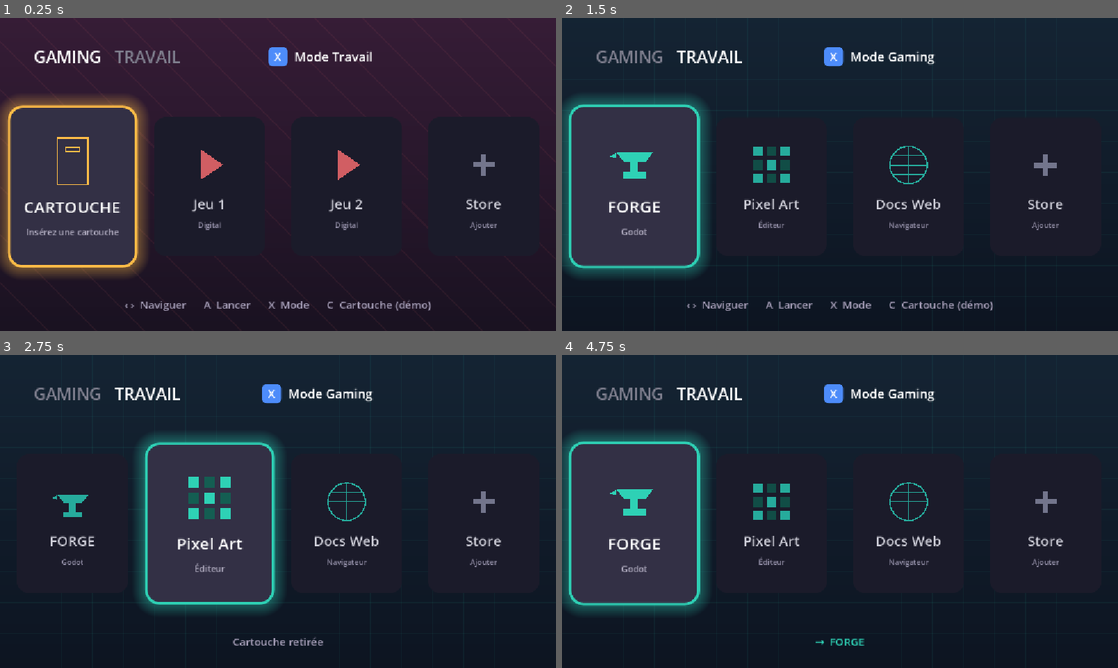
Above: before the commit, frames 1-4 (two rows, left to right).
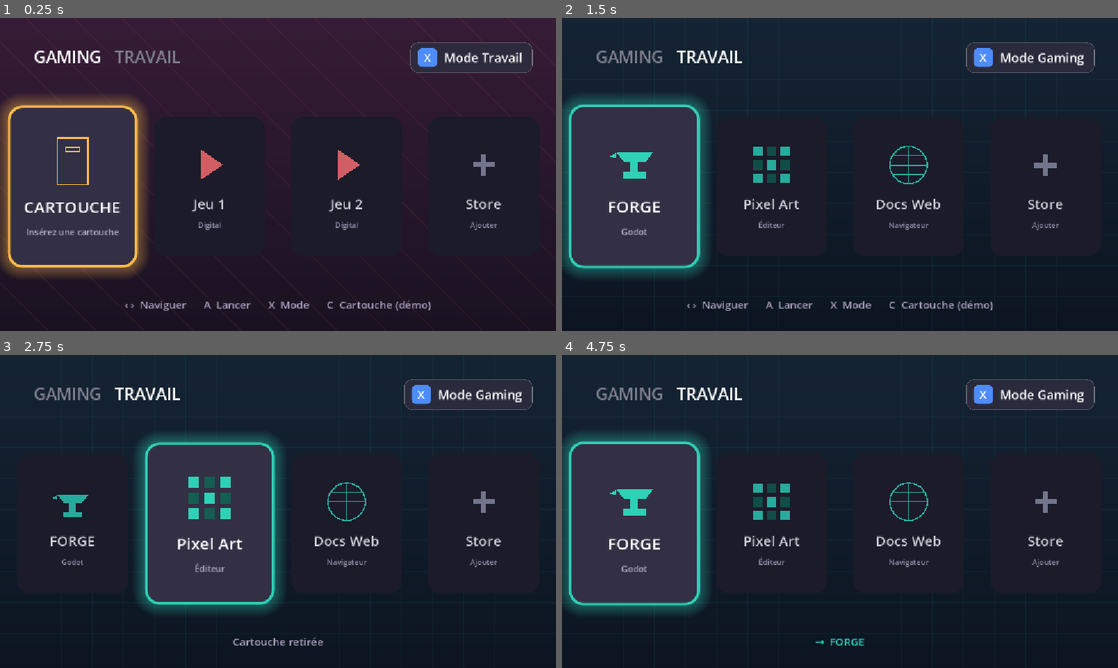
Above: after the commit, the same moments.

Repository: kilian-quittard/gaming-console-os
Game: Godot game, scene res://scenes/Main.tscn
Two runs of this game, one before a commit and one after it. Both use one fixed random seed, a clock stepped at 60 frames per second and the inputs below.
Inputs:
- Up to frame 1 (0.25 s): no input
- Up to frame 2 (1.5 s): tap Enter (ui_accept) at 0.5, 0.77 s; hold Right (ui_right) 0.53-1.28 s; hold C (toggle_cartridge) 0.53-1.28 s; hold Left (ui_left) from 1.28 s (still down); tap X (toggle_mode) at 1.35 s
- Up to frame 3 (2.75 s): tap Enter (ui_accept) at 1.52 s; release Left (ui_left) at 2.03 s; hold Right (ui_right) from 2.03 s (still down); hold C (toggle_cartridge) from 2.03 s (still down)
- Up to frame 4 (4.75 s): tap Enter (ui_accept) at 2.75, 3.02, 3.77, 4.52 s; release C (toggle_cartridge) at 2.78 s; tap X (toggle_mode) at 2.85, 4.35 s; release Right (ui_right) at 3.53 s; hold C (toggle_cartridge) 3.53-4.28 s; hold Left (ui_left) from 3.53 s (still down)

The runs differ from the first frame. In frame 1, 1.1% of the frame differs, in the area x 48-96%, y 7-18%; in frame 2, 1.2%, in the area x 47-96%, y 7-18%; in frame 3, 1.2%; in frame 4, 1.2%.

Commit message:
Front-end: guarantee no title overflow (clip+ellipsis); wrap X toggle in rounded button panel
Co-Authored-By: Claude Opus 4.8 <noreply@anthropic.com>

Diff:
--- a/frontend/scripts/Main.gd
+++ b/frontend/scripts/Main.gd
@@ -84,21 +84,38 @@
 		tabs.add_child(lbl)
 		_tab_labels.append(lbl)
 
-	# Top-right: contextual toggle button  [X] Mode ...
-	var toggle := HBoxContainer.new()
-	toggle.add_theme_constant_override("separation", 14)
-	toggle.set_anchors_preset(Control.PRESET_TOP_RIGHT)
-	toggle.position = Vector2(-380, 60)
-	toggle.grow_horizontal = Control.GROW_DIRECTION_BEGIN
-	add_child(toggle)
+	# Top-right: contextual toggle button — badge + label inside one rounded
+	# panel so it reads as a single cohesive button.
+	var toggle_panel := PanelContainer.new()
+	var tstyle := StyleBoxFlat.new()
+	tstyle.bg_color = Color(0.17, 0.17, 0.24, 0.9)
+	tstyle.set_corner_radius_all(16)
+	tstyle.content_margin_left = 16
+	tstyle.content_margin_right = 22
+	tstyle.content_margin_top = 12
+	tstyle.content_margin_bottom = 12
+	tstyle.set_border_width_all(1)
+	tstyle.border_color = Color(1, 1, 1, 0.10)
+	toggle_panel.add_theme_stylebox_override("panel", tstyle)
+	toggle_panel.set_anchors_preset(Control.PRESET_TOP_RIGHT)
+	toggle_panel.grow_horizontal = Control.GROW_DIRECTION_BEGIN
+	toggle_panel.grow_vertical = Control.GROW_DIRECTION_END
+	toggle_panel.offset_right = -48
+	toggle_panel.offset_top = 50
+	add_child(toggle_panel)
+
+	var thb := HBoxContainer.new()
+	thb.add_theme_constant_override("separation", 14)
+	thb.alignment = BoxContainer.ALIGNMENT_CENTER
+	toggle_panel.add_child(thb)
 
 	_toggle_badge = _make_glyph_badge("X", X_BLUE)
-	toggle.add_child(_toggle_badge)
+	thb.add_child(_toggle_badge)
 
 	_toggle_label = Label.new()
 	_toggle_label.add_theme_font_size_override("font_size", 26)
 	_toggle_label.vertical_alignment = VERTICAL_ALIGNMENT_CENTER
-	toggle.add_child(_toggle_label)
+	thb.add_child(_toggle_label)
 
 	# Center: content row
 	var center := CenterContainer.new()
@@ -333,8 +350,12 @@
 	t.text = item.title
 	t.horizontal_alignment = HORIZONTAL_ALIGNMENT_CENTER
 	t.add_theme_font_size_override("font_size", 30)
+	# Hard guarantee the title can never overflow the tile: clip + ellipsis,
+	# width pinned to the tile, no horizontal expand.
 	t.clip_text = true
-	t.custom_minimum_size.x = TILE_SIZE.x - 24
+	t.text_overrun_behavior = TextServer.OVERRUN_TRIM_ELLIPSIS
+	t.custom_minimum_size.x = TILE_SIZE.x - 28
+	t.size_flags_horizontal = Control.SIZE_SHRINK_CENTER
 	vb.add_child(t)
 
 	var s := Label.new()
